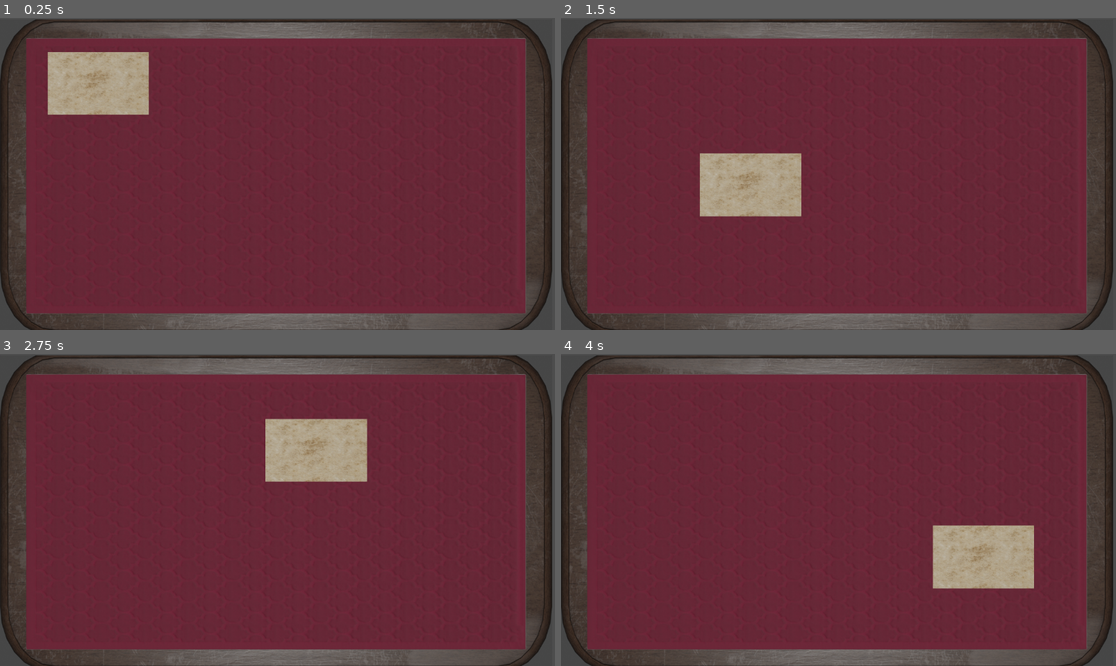
Above: before the commit, frames 1-4 (two rows, left to right).
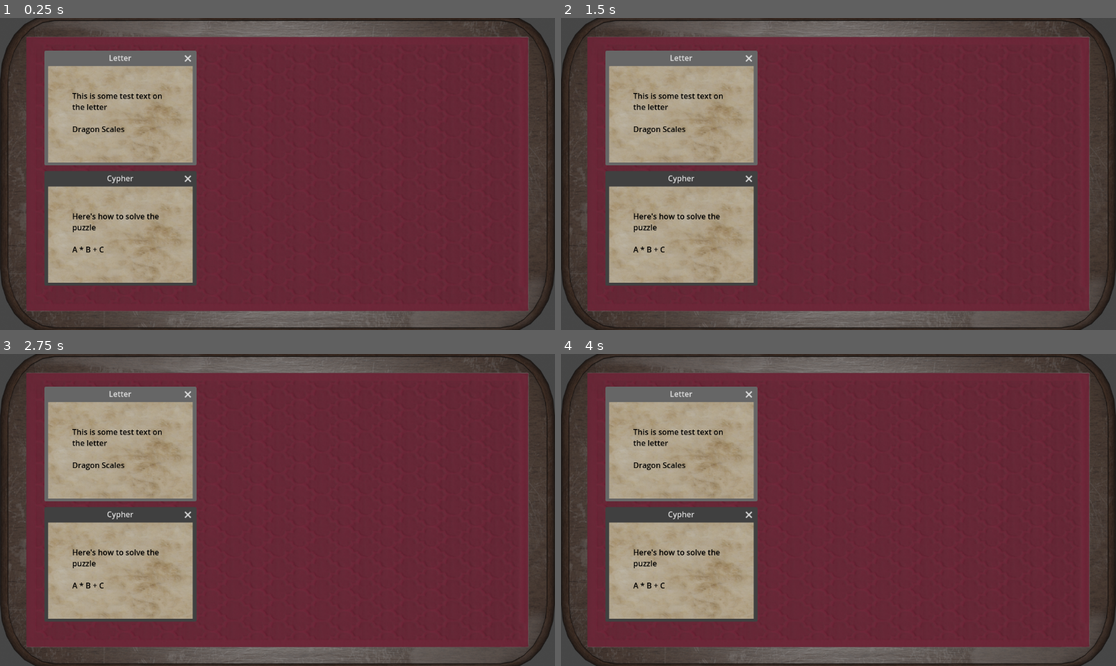
Above: after the commit, the same moments.

Repository: Team-Cellophane/Moon_Viewing
Game: Godot game, scene res://Scenes/table_control.tscn
Two runs of this game, one before a commit and one after it. Both use one fixed random seed, a clock stepped at 60 frames per second and the inputs below. Before the commit the project starts from res://Scenes/table_scene.tscn.
Inputs (mouse positions are in pixels of both pictures, inside the frame that each line leads up to):
- Up to frame 1 (0.25 s): no input
- Up to frame 2 (1.5 s): tap Enter at 0.5 s; move the mouse to (960, 158) at 0.52 s; click (960, 158) at 0.67 s; tap Space at 1.25 s; move the mouse to (727, 189) at 1.27 s; click (727, 189) at 1.42 s
- Up to frame 3 (2.75 s): tap Enter at 2 s; move the mouse to (333, 441) at 2.02 s; click (333, 441) at 2.17 s
- Up to frame 4 (4 s): tap Space at 2.75 s; move the mouse to (810, 572) at 2.77 s; click (810, 572) at 2.92 s; tap Enter at 3.5 s; move the mouse to (1005, 556) at 3.52 s; click (1005, 556) at 3.67 s

The runs differ from the first frame. In frame 1, 22% of the frame differs, in the area x 0-100%, y 0-100%; in frame 2, 25%; in frame 3, 28%; in frame 4, 28%.

Commit message:
Adding alternate approach with Control and Window objects

Diff:
--- /dev/null
+++ b/Scenes/table_control.tscn
@@ -0,0 +1,61 @@
+[gd_scene load_steps=3 format=3 uid="uid://sh55b62nonuo"]
+
+[ext_resource type="Texture2D" uid="uid://cp5p66yv2fdl5" path="res://Textures/Table.png" id="1_f561x"]
+[ext_resource type="Texture2D" uid="uid://bpxfnwksrqlo2" path="res://Textures/Paper.png" id="2_0uky0"]
+
+[node name="Main_Control" type="Control"]
+layout_mode = 3
+anchors_preset = 15
+anchor_right = 1.0
+anchor_bottom = 1.0
+grow_horizontal = 2
+grow_vertical = 2
+
+[node name="Background_TextureRect" type="TextureRect" parent="."]
+layout_mode = 0
+offset_right = 1152.0
+offset_bottom = 648.0
+texture = ExtResource("1_f561x")
+expand_mode = 1
+
+[node name="Letter_Window" type="Window" parent="."]
+title = "Letter"
+position = Vector2i(100, 100)
+size = Vector2i(300, 200)
+
+[node name="TextureRect" type="TextureRect" parent="Letter_Window"]
+offset_right = 40.0
+offset_bottom = 40.0
+texture = ExtResource("2_0uky0")
+
+[node name="RichTextLabel" type="RichTextLabel" parent="Letter_Window"]
+offset_left = 50.0
+offset_top = 50.0
+offset_right = 250.0
+offset_bottom = 1246.0
+theme_override_colors/default_color = Color(0, 0, 0, 1)
+text = "This is some test text on  the letter
+
+Dragon Scales"
+fit_content = true
+
+[node name="Cypher_Window" type="Window" parent="."]
+title = "Cypher"
+position = Vector2i(100, 350)
+size = Vector2i(300, 200)
+
+[node name="TextureRect" type="TextureRect" parent="Cypher_Window"]
+offset_right = 40.0
+offset_bottom = 40.0
+texture = ExtResource("2_0uky0")
+
+[node name="RichTextLabel" type="RichTextLabel" parent="Cypher_Window"]
+offset_left = 50.0
+offset_top = 50.0
+offset_right = 250.0
+offset_bottom = 1246.0
+theme_override_colors/default_color = Color(0, 0, 0, 1)
+text = "Here's how to solve the puzzle
+
+A * B + C"
+fit_content = true
--- a/project.godot
+++ b/project.godot
@@ -11,7 +11,7 @@
 [application]
 
 config/name="Project Cellophane"
-run/main_scene="res://Scenes/table_scene.tscn"
+run/main_scene="res://Scenes/table_control.tscn"
 config/features=PackedStringArray("4.2", "GL Compatibility")
 config/icon="res://icon.svg"
 
